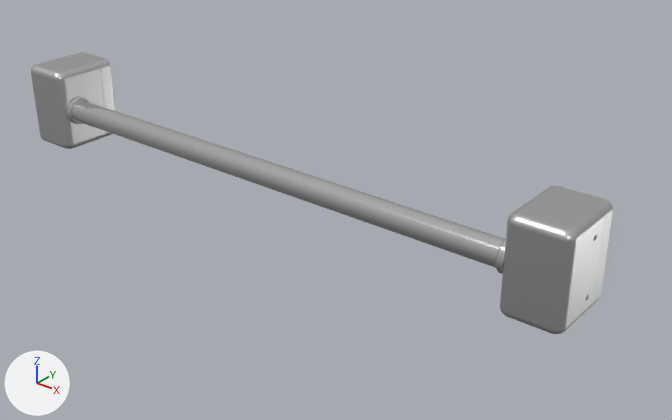
The FBX model Assets/Resources/Props/Models/Kit_ExitDevice_Crossbar.fbx as it was, and as the next commit left it.
One viewpoint serves both versions: a camera (50 mm lens) standing at (0.354, -0.852, 0.468) and looking at (-0.312, -0.019, -0.048). The axes (+X, +Y, +Z) are drawn at lower left. The lights are the same throughout. The picture after the commit comes second. Where no turn or scale is listed for an object, it has been applied to the vertices.

Names of what the first picture shows: 'Kit_ExitDevice_Crossbar'.
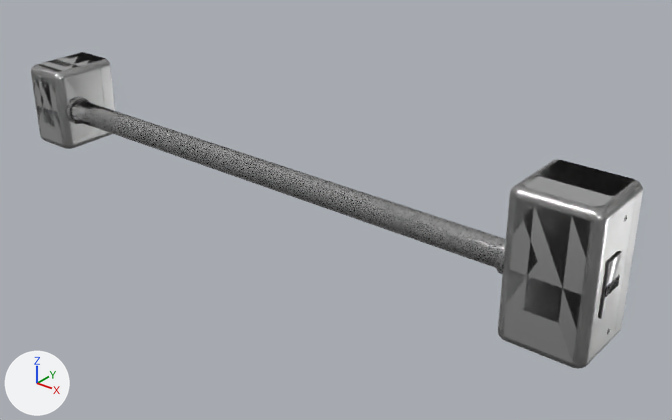
Patch to the scene script:
```diff
--- a/Assets/Resources/Props/Models/Kit_ExitDevice_Crossbar.fbx.py
+++ b/Assets/Resources/Props/Models/Kit_ExitDevice_Crossbar.fbx.py
@@ me_kit_exitdevice_crossbar @@
 # used by ob_kit_exitdevice_crossbar; location = (0.0, 0.0, 0.0)
-me_kit_exitdevice_crossbar.from_pydata(...)  # 2144 vertices, 2128 faces; spans x -0.839..0.039, y -0.095..0.0, z -0.06..0.06
+me_kit_exitdevice_crossbar.from_pydata(...)  # 1968 vertices, 1948 faces; spans x -0.839..0.07, y -0.095..0.0, z -0.09..0.09
+# me_kit_exitdevice_crossbar part 1: the loose piece of 576 vertices spanning x -0.038..0.038, y -0.095..0.0, z -0.06..0.06 is rebuilt with 432 vertices and now spans x -0.038..0.065, y -0.095..0.0, z -0.09..0.09
+# me_kit_exitdevice_crossbar part 2: a new loose piece of 56 vertices spanning x 0.063..0.069, y -0.075..-0.045, z -0.032..0.032, in mat_prop_aluminium (light grey #dadada)
+# me_kit_exitdevice_crossbar part 3: a new loose piece of 56 vertices spanning x 0.068..0.07, y -0.075..-0.045, z -0.006..0.006, in mat_prop_chrome (white #e7e7e7)
+# me_kit_exitdevice_crossbar part 4: 120 vertices moved within x -0.837..-0.763, y -0.094..0.0, z -0.06..0.06; 236 vertices removed from x -0.837..-0.763, y -0.095..0.0, z -0.06..0.06; 92 vertices added at x -0.837..-0.763, y -0.095..0.0, z -0.06..0.06
+# other edits to the shape of me_kit_exitdevice_crossbar do not show in these pictures
 me_kit_exitdevice_crossbar.materials.append(mat_prop_aluminium)
@@ me_kit_exitdevice_crossbar_001 @@
+me_kit_exitdevice_crossbar_001.from_pydata(...)  # 1968 vertices, 3588 faces; spans x -0.839..0.07, y -0.095..0.0, z -0.09..0.09
+# faces by material slot: [1828, 1760]
+me_kit_exitdevice_crossbar_001.materials.append(mat_prop_aluminium)  # light grey #dadada
+me_kit_exitdevice_crossbar_001.materials.append(mat_prop_chrome)  # white #e7e7e7
@@ ob_kit_exitdevice_crossbar_lod1 @@
+ob_kit_exitdevice_crossbar_lod1 = bpy.data.objects.new('Kit_ExitDevice_Crossbar_LOD1', me_kit_exitdevice_crossbar_001)
+ob_kit_exitdevice_crossbar_lod1.location = (0.0, 0.0, 0.0)
```

What differs and where, as boxes (x1, y1, x2, y2) in the pictures (672 x 420 px; the box of a moved part takes in the faces that stretch with it):
'Kit_ExitDevice_Crossbar', reshaped (12% taller)
    before: (31, 52, 613, 334)
    after: (31, 52, 643, 368)
'Kit_ExitDevice_Crossbar_LOD1', added
    after: (31, 53, 643, 369)
    faces in mat_prop_aluminium (light grey #dadada): (31, 53, 643, 369)
    faces in mat_prop_chrome (white #e7e7e7): (66, 97, 627, 334)
part 1 of me_kit_exitdevice_crossbar, rebuilt (28% wider, 39% taller)
    before: (500, 185, 613, 334)
    after: (498, 160, 643, 368)
part 2 of me_kit_exitdevice_crossbar, added
    after: (598, 251, 622, 318)
part 3 of me_kit_exitdevice_crossbar, added
    after: (604, 275, 620, 297)
part 4 of me_kit_exitdevice_crossbar, moved or reshaped
    both: (31, 52, 112, 149)
